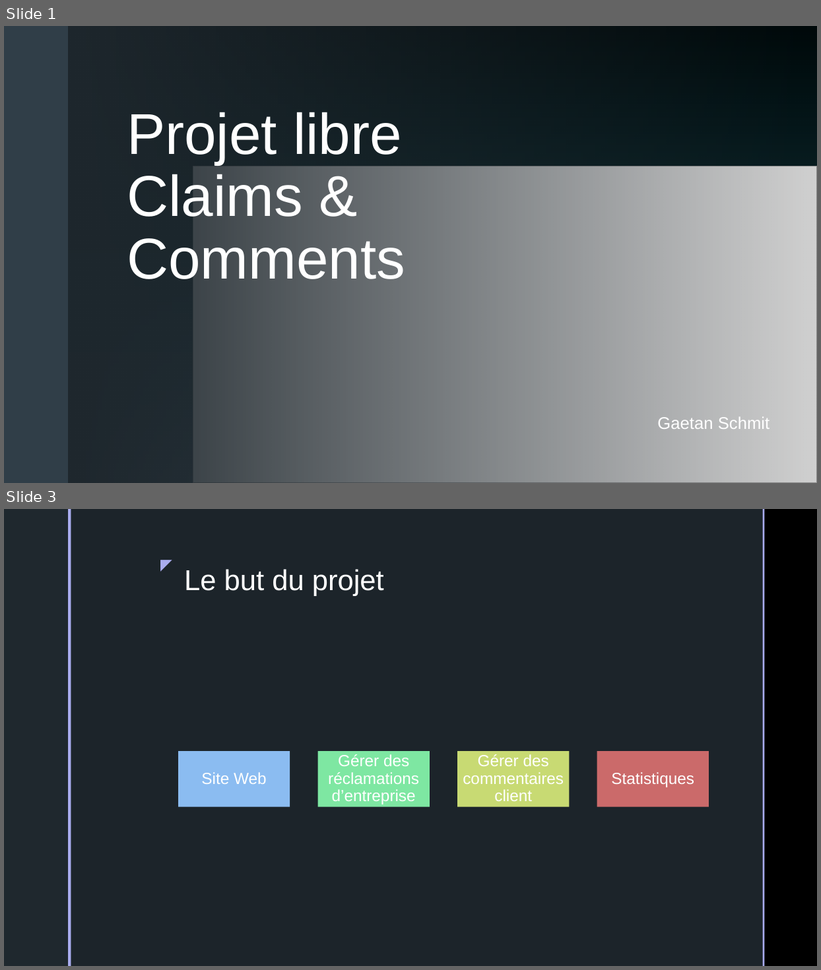
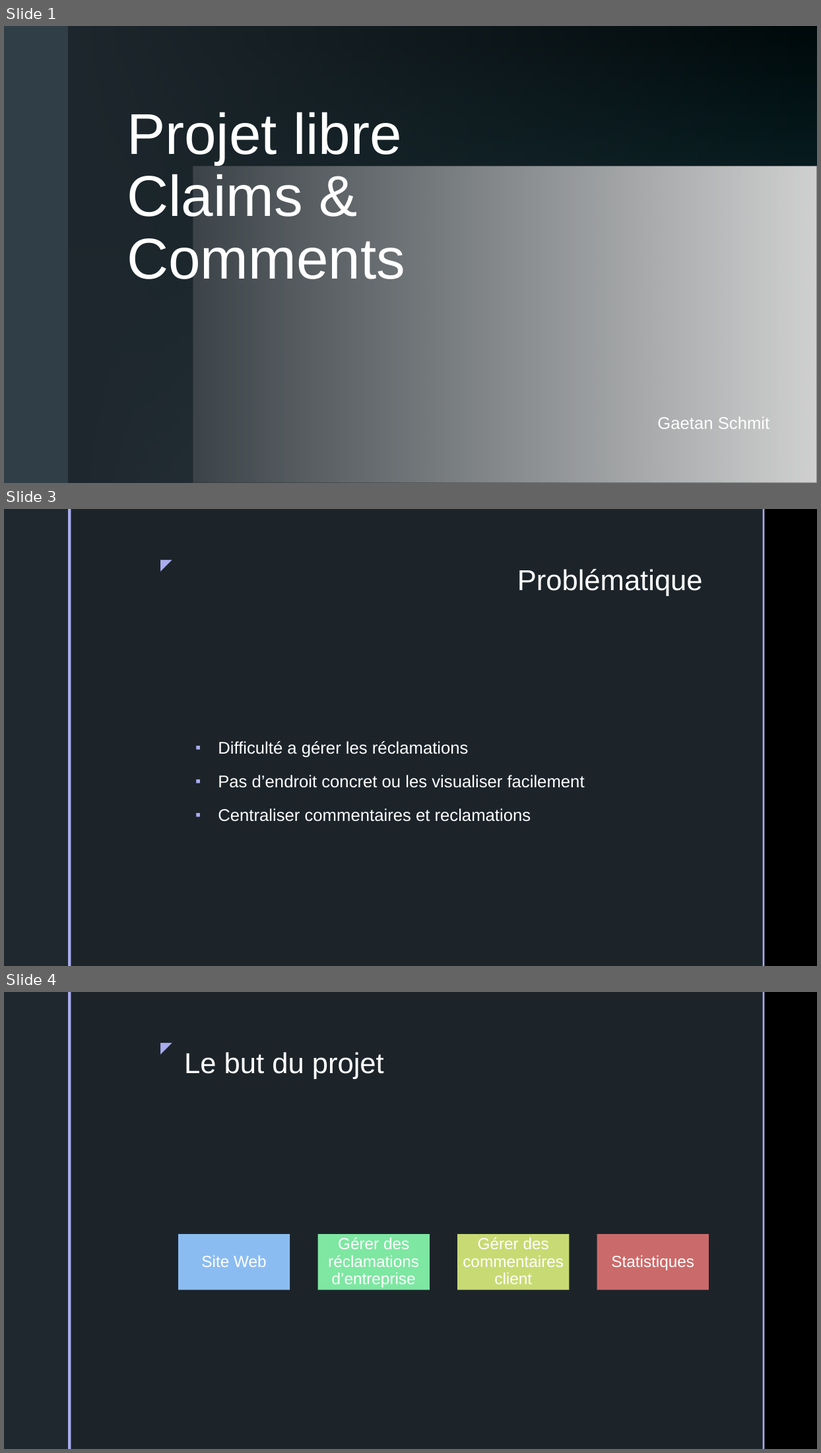
Before and after one commit to gsch57/gschPL1, a slide deck: Projet libre Presentation.pptx. Shown one above the other, each under a label of ours: slides 1 and 3 before the commit, slides 1, 3 and 4 after it; the slides between them are not shown. The pictures are 821x970 and 821x1453 pixels, drawn with LibreOffice and Linux fonts; fonts in the diff are those of the drawing; grey boxes stand for pictures; background and template pictures are left out. Boxes give left, top, right and bottom in pixels: in the first picture for what was removed or moved away, otherwise in the second. Text is boxed around its words. In the diff, an @@ line names an element or a change of style, - is before the commit and + after.

```diff
--- a/Projet libre Presentation.pptx
+++ b/Projet libre Presentation.pptx
@@ slide 3 added at (x1=4, y1=509, x2=817, y2=966), background picture (left out); not listed: 5 template elements that a slide beside it also shows @@
@@ title added at (x1=517, y1=569, x2=703, y2=596), 34 pt, text #FFFFFF @@
+Problématique
@@ text added at (x1=218, y1=741, x2=585, y2=822), 20 pt, text #FFFFFF @@
+▪ Difficulté a gérer les réclamations
+▪ Pas d’endroit concret ou les visualiser facilement
+▪ Centraliser commentaires et reclamations
@@ what was slide 3 is now slide 4 @@
```
Also in this commit, not shown: 1 slide changed.
